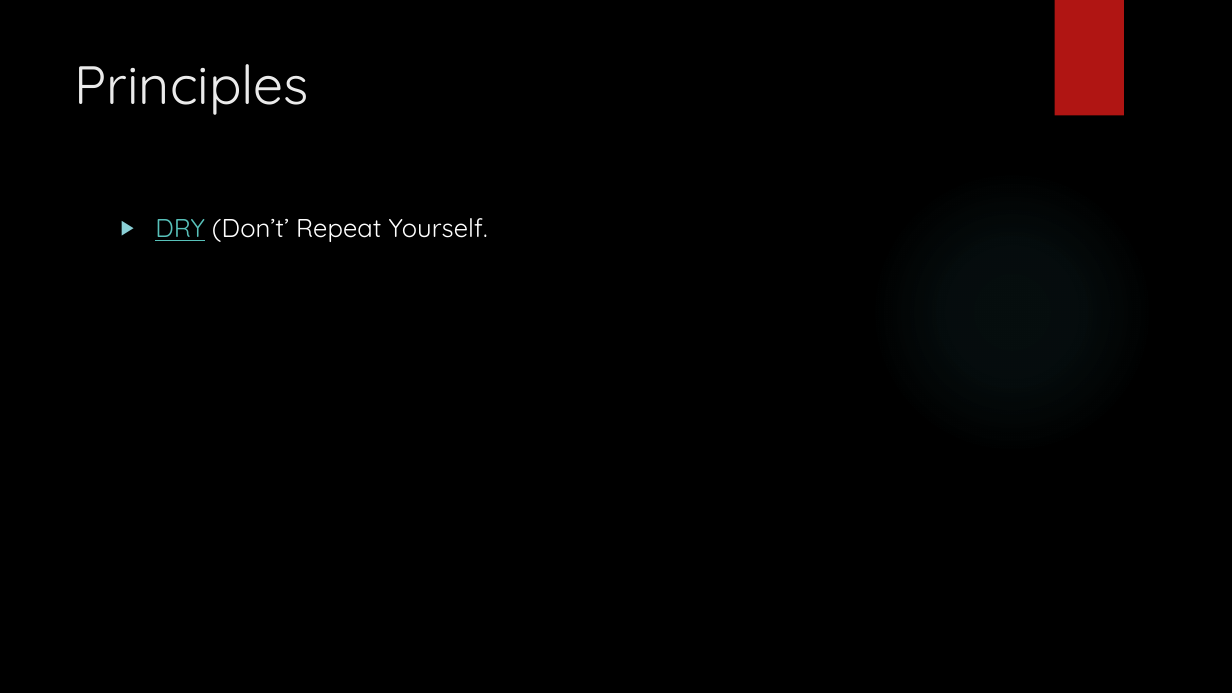
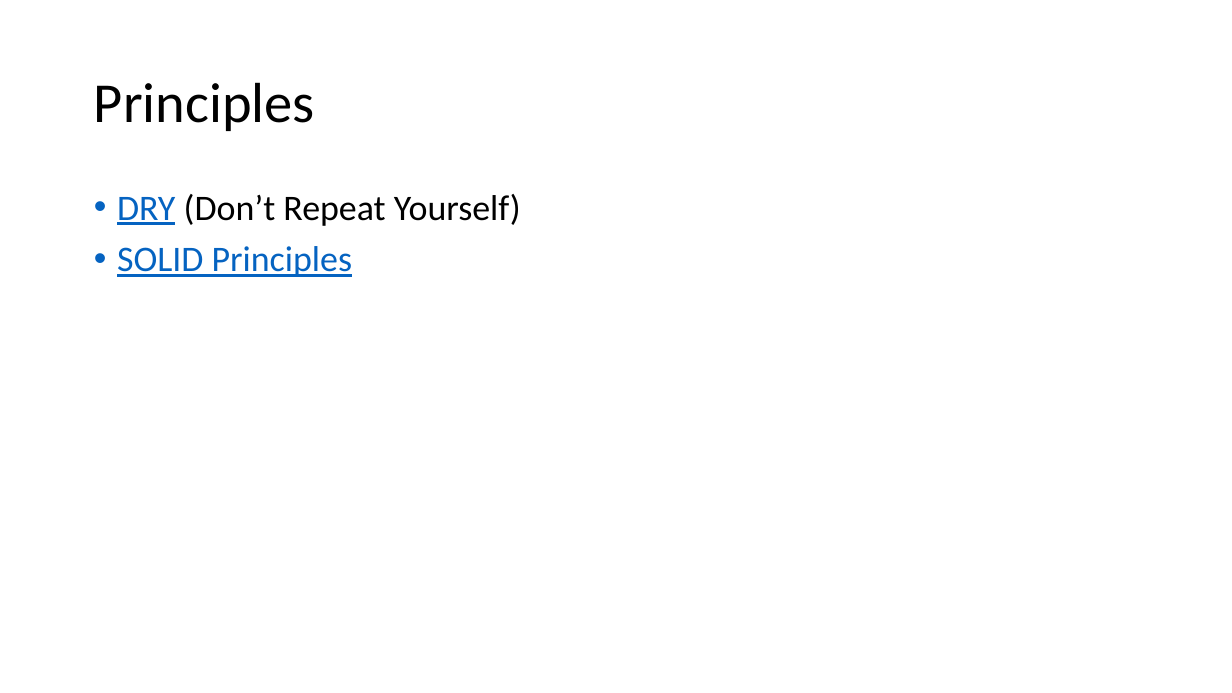
Before and after one commit to buildmotion/custom-angular-modules, a slide deck: slide 51 of presentation/custom-angular-modules.pptx (slide 13 before the commit). Drawn at 1232x693 pixels with LibreOffice and Linux fonts; fonts in the diff are those of the drawing; background and template pictures are left out. Boxes give left, top, right and bottom in pixels: in the first picture for what was removed or moved away, otherwise in the second. Text is boxed around its words. In the diff, an @@ line names an element or a change of style, - is before the commit and + after.

```diff
--- a/presentation/custom-angular-modules.pptx
+++ b/presentation/custom-angular-modules.pptx
@@ background picture (left out) to #FFFFFF @@
@@ rectangle removed at [1055,0,1124,116] @@
@@ title "Principles": place and size @@
-title "Principles" at [75,64,309,115]
+title "Principles" at [94,82,315,131]
@@ title "Principles" at [94,82,315,131]: size 42 to 44 pt, font Quicksand to Calibri, text colour #EBEBEB to #000000; line spacing 1 to 0.9; vertical alignment top to middle @@
@@ ellipse removed at [870,169,1154,454] @@
@@ text at [117,194,521,277]: text changed; size 20 to 28 pt; font Quicksand to Calibri; text colour #FFFFFF to #000000 @@
-▶ DRY (Don’t’ Repeat Yourself.
+• DRY (Don’t Repeat Yourself)
+• SOLID Principles
```
Also in this commit, not shown: 12 other slides changed, 38 slides added.
